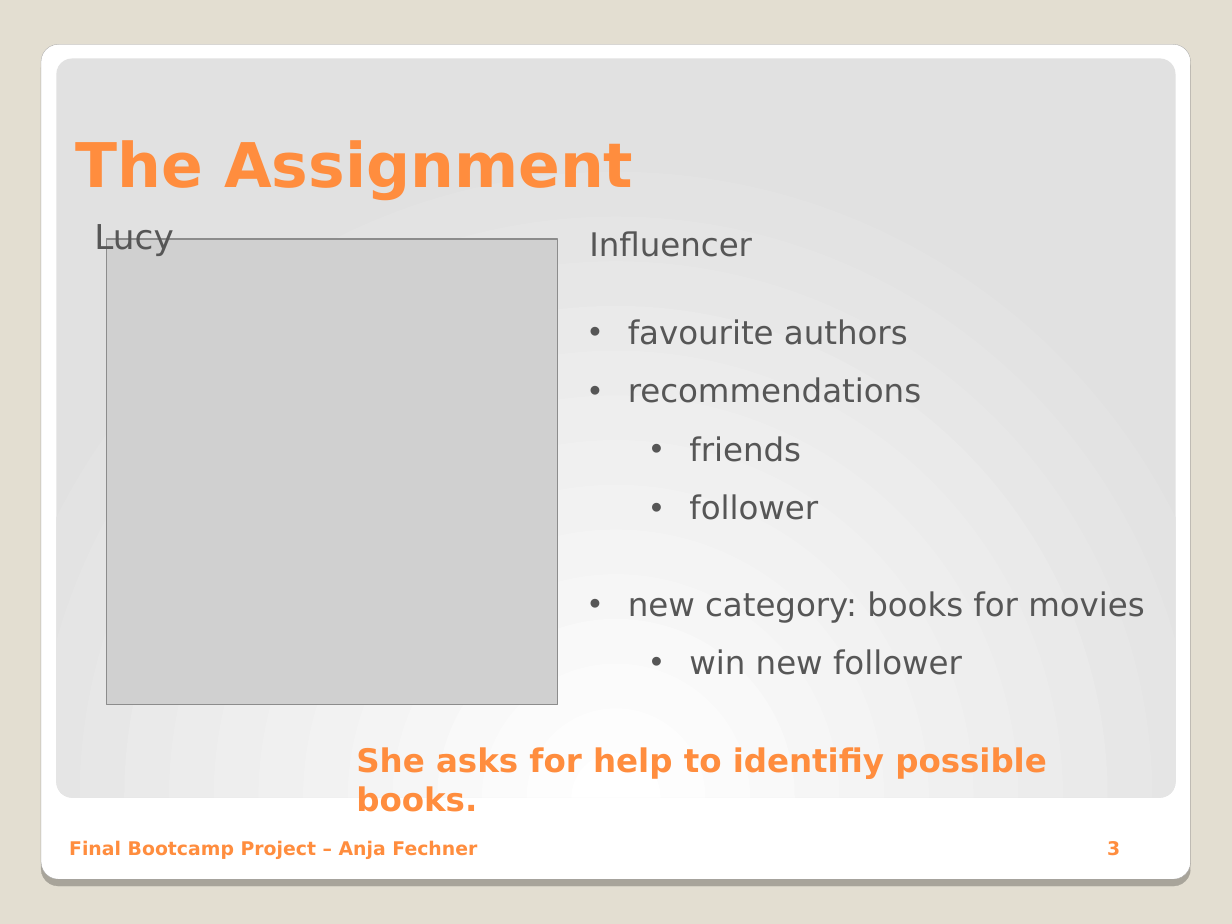
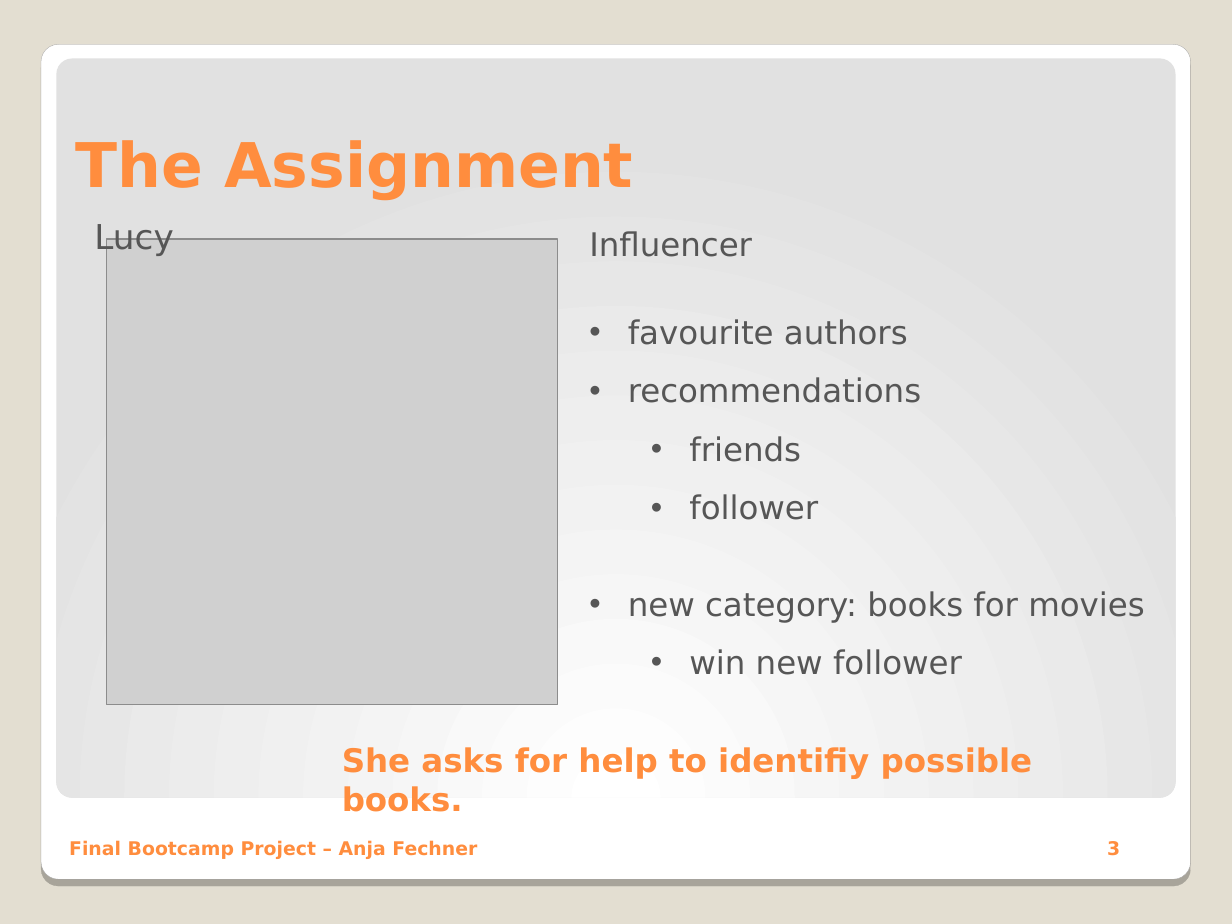
Before and after one commit to AnjaFechner/My_final_project, a slide deck: slide 3 of presentation/Book_into_movie.odp. Drawn at 1232x924 pixels with LibreOffice and Linux fonts; fonts in the diff are those of the drawing; grey boxes stand for pictures. Boxes give left, top, right and bottom in pixels: in the first picture for what was removed or moved away, otherwise in the second. Text is boxed around its words. In the diff, an @@ line names an element or a change of style, - is before the commit and + after.

Commit message:
"update"

```diff
--- a/presentation/Book_into_movie.odp
+++ b/presentation/Book_into_movie.odp
@@ text "She asks for help to ..." moved from (x1=356, y1=747, x2=1047, y2=812) to (x1=342, y1=747, x2=1033, y2=812) @@
```
